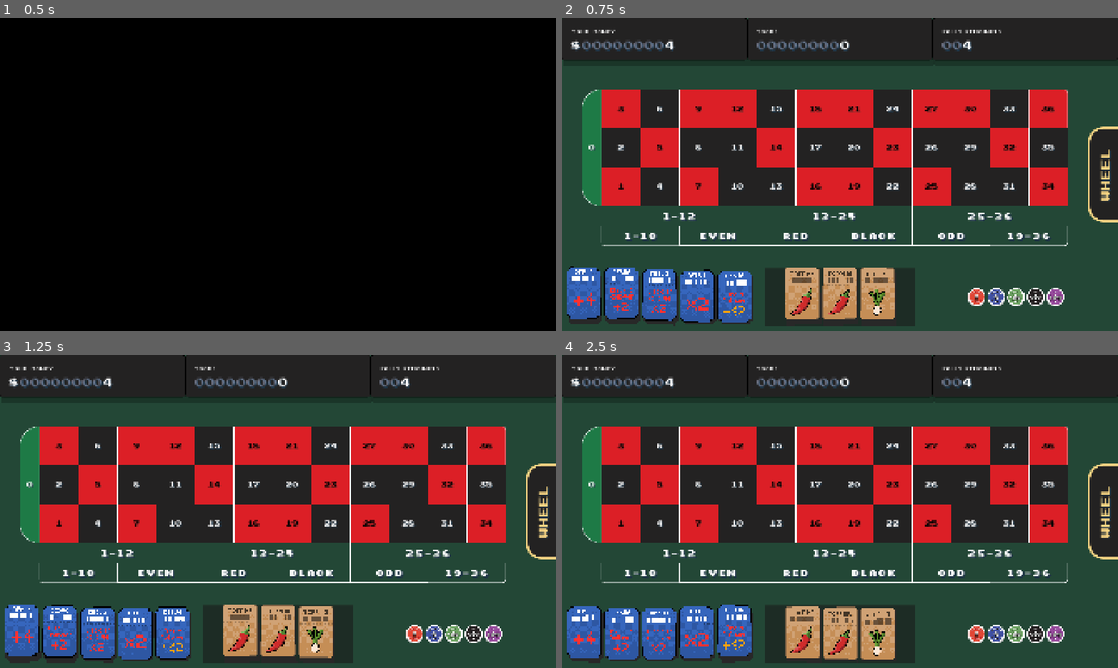
Above: before the commit, frames 1-4 (two rows, left to right).
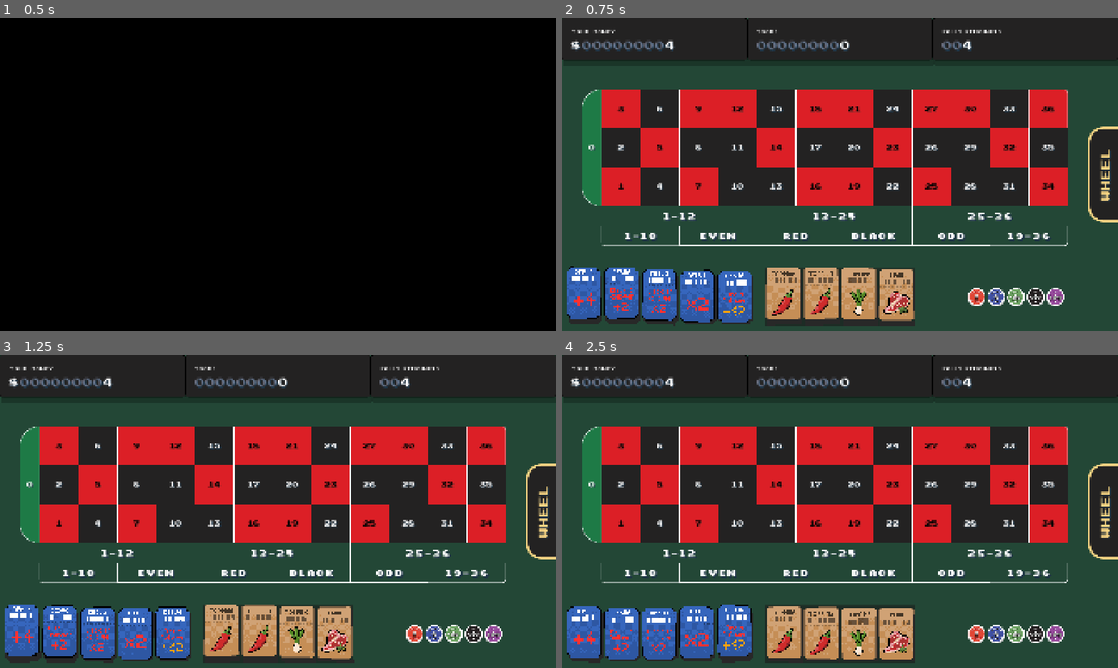
Above: after the commit, the same moments.

Repository: ross-ca/roulette-wheel
Game: Godot game, scene res://scenes/intro/intro.tscn
The game is run twice, just before and just after one commit, with the same random seed, the same clock (stepped at 60 frames per second) and the same inputs. Video files are missing from this copy of the repository; at most half a second of black plays in their place.
Inputs (mouse positions are in pixels of both pictures, inside the frame that each line leads up to):
- Up to frame 1 (0.5 s): no input
- Up to frame 2 (0.75 s): tap Enter at 0.5 s; move the mouse to (962, 158) at 0.52 s; click (962, 158) at 0.67 s
- Up to frame 3 (1.25 s): no input
- Up to frame 4 (2.5 s): click "WHEEL" at 1.25 s; click "TABLE" at 2 s

Frame 1 is identical in both runs. In frame 2, 3.0% of the frame differs, in the area x 36-64%, y 79-97%; in frame 3, 3.0%; in frame 4, 3.0%.

Commit message:
Enhance consumable mechanics: support multiple target selection and add ConvertPocketConsumable. Update descriptions and functionality for existing consumables. Modify play logic to handle multiple targets and adjust consumable database.

Diff:
--- a/scenes/modifiers/consumable_database.tres
+++ b/scenes/modifiers/consumable_database.tres
@@ -4,8 +4,9 @@
 [ext_resource type="Script" uid="uid://sans47dkpc0" path="res://scenes/modifiers/consumables/consumable.gd" id="2_consumable"]
 [ext_resource type="Resource" uid="uid://cd317t8dei0cq" path="res://scenes/modifiers/consumables/instances/green_flip.tres" id="3_7b25n"]
 [ext_resource type="Resource" uid="uid://blnscb7u8wpex" path="res://scenes/modifiers/consumables/instances/colour_flip.tres" id="3_flip"]
+[ext_resource type="Resource" path="res://scenes/modifiers/consumables/instances/convert_pocket.tres" id="4_convert"]
 
 [resource]
 script = ExtResource("1_script")
-consumables = Array[ExtResource("2_consumable")]([ExtResource("3_flip"), ExtResource("3_7b25n")])
-starter_consumables = Array[ExtResource("2_consumable")]([ExtResource("3_flip"), ExtResource("3_flip"), ExtResource("3_7b25n")])
+consumables = Array[ExtResource("2_consumable")]([ExtResource("3_flip"), ExtResource("3_7b25n"), ExtResource("4_convert")])
+starter_consumables = Array[ExtResource("2_consumable")]([ExtResource("3_flip"), ExtResource("3_flip"), ExtResource("3_7b25n"), ExtResource("4_convert")])
--- a/scenes/modifiers/consumables/colour_flip_consumable.gd
+++ b/scenes/modifiers/consumables/colour_flip_consumable.gd
@@ -7,9 +7,10 @@
 	return "Pick a number on the table. Its pocket turns black if it's red, and red if it's black."
 
 
-func can_target(_run: RunState, pocket: Pocket) -> bool:
+func can_target(_run: RunState, pocket: Pocket, _picked: Array[Pocket]) -> bool:
 	return pocket.colour == "red" or pocket.colour == "black"
 
 
-func use(_run: RunState, pocket: Pocket) -> void:
+func use(_run: RunState, pockets: Array[Pocket]) -> void:
+	var pocket := pockets[0]
 	pocket.colour = "black" if pocket.colour == "red" else "red"
--- a/scenes/modifiers/consumables/consumable.gd
+++ b/scenes/modifiers/consumables/consumable.gd
@@ -2,10 +2,10 @@
 extends Modifier
 ## A one-use item the player holds in `RunState.consumables`. It extends Modifier so a Card and its
 ## tooltip can show it like a ticket, but it isn't in `Modifiers.active()`: it does nothing until the
-## player picks it, then a target, in the play phase. Using one removes it from the run.
+## player picks it, then its targets, in the play phase. Using one removes it from the run.
 ##
-## Consumables change the wheel, so the target is a pocket (picked by clicking its number on the
-## table). A consumable that needs more than one pocket will want a second selection step added.
+## Consumables change the wheel, so the targets are pockets (picked by clicking their numbers on the
+## table, in order). Most need one; `target_count` says how many.
 
 ## Stable name used to look the consumable up.
 @export var id: StringName = &""
@@ -16,13 +16,18 @@
 	return "Consumable"
 
 
-## Whether `pocket` is a valid target right now.
-func can_target(_run: RunState, _pocket: Pocket) -> bool:
+## How many pockets the player picks before `use` runs.
+func target_count() -> int:
+	return 1
+
+
+## Whether `pocket` is a valid next pick right now, given the pockets already `picked` for this use.
+func can_target(_run: RunState, _pocket: Pocket, _picked: Array[Pocket]) -> bool:
 	return false
 
 
-## Applies the effect to `pocket`. Only called when `can_target` is true. Changing the pocket is
-## enough for the table and wheel to update: the wheel redraws on `changed`, and the play phase
-## refreshes the table.
-func use(_run: RunState, _pocket: Pocket) -> void:
+## Applies the effect to `pockets`, in the order they were picked. Only called once `target_count`
+## pockets have been accepted by `can_target`. Changing a pocket is enough for the table and wheel to
+## update: the wheel redraws on `changed`, and the play phase refreshes the table.
+func use(_run: RunState, _pockets: Array[Pocket]) -> void:
 	pass
--- /dev/null
+++ b/scenes/modifiers/consumables/convert_pocket_consumable.gd
@@ -0,0 +1,25 @@
+class_name ConvertPocketConsumable
+extends Consumable
+## Picks two pockets and turns the first into a copy of the second. The first number leaves the
+## wheel (bets on it can no longer win) and the second now appears twice.
+
+
+func get_description() -> String:
+	return "Pick two numbers on the table. The first becomes a copy of the second."
+
+
+func target_count() -> int:
+	return 2
+
+
+func can_target(_run: RunState, pocket: Pocket, picked: Array[Pocket]) -> bool:
+	# The second pick has to differ from the first, or there'd be nothing to convert.
+	return picked.is_empty() or pocket.number != picked[0].number
+
+
+func use(_run: RunState, pockets: Array[Pocket]) -> void:
+	var from := pockets[0]
+	var to := pockets[1]
+	from.weight = to.weight
+	from.colour = to.colour
+	from.number = to.number
--- a/scenes/modifiers/consumables/green_flip_consumable.gd
+++ b/scenes/modifiers/consumables/green_flip_consumable.gd
@@ -1,15 +1,15 @@
 class_name GreenFlipConsumable
 extends Consumable
-## Flips one pocket between green and black. Red pockets can't be flipped.
+## Turns one red or black pocket green.
 
 
 func get_description() -> String:
-    return "Pick a number on the table. Set it's colour to green."
+	return "Pick a number on the table. Set it's colour to green."
 
 
-func can_target(_run: RunState, pocket: Pocket) -> bool:
-    return pocket.colour == "red" or pocket.colour == "black"
+func can_target(_run: RunState, pocket: Pocket, _picked: Array[Pocket]) -> bool:
+	return pocket.colour == "red" or pocket.colour == "black"
 
 
-func use(_run: RunState, pocket: Pocket) -> void:
-    pocket.colour = "green"
+func use(_run: RunState, pockets: Array[Pocket]) -> void:
+	pockets[0].colour = "green"
--- /dev/null
+++ b/scenes/modifiers/consumables/instances/convert_pocket.tres
@@ -0,0 +1,10 @@
+[gd_resource type="Resource" script_class="ConvertPocketConsumable" format=3 uid="uid://w8lvo2gxwsbe"]
+
+[ext_resource type="Texture2D" uid="uid://3i6rfi370dw7" path="res://assets/textures/consumables/beef.png" id="1_2i4yi"]
+[ext_resource type="Script" uid="uid://bsvdgxrnjj5rd" path="res://scenes/modifiers/consumables/convert_pocket_consumable.gd" id="1_convert"]
+
+[resource]
+script = ExtResource("1_convert")
+id = &"convert_pocket"
+display_name = "Convert Pocket"
+icon = ExtResource("1_2i4yi")
--- a/scenes/play/play.gd
+++ b/scenes/play/play.gd
@@ -35,7 +35,8 @@
 var _view_position := 0.0
 var _slide: Tween
 var _selling := false # a ticket's card is dissolving
-var _selected: Consumable # picked, waiting for the player to pick its target on the table
+var _selected: Consumable # picked, waiting for the player to pick its targets on the table
+var _picked: Array[Pocket] = [] # the targets chosen so far for _selected
 var _using := false # a used consumable's card is dissolving
 
 @onready var _wheel := $SubViewport/RouletteWheel
@@ -120,6 +121,7 @@
 	if _state != State.WAITING or _using:
 		return
 	_selected = null if _selected == item else item
+	_picked.clear()
 	_betting.select_consumable(_selected)
 
 
@@ -134,14 +136,19 @@
 	if _selected == null or _state != State.WAITING or _using or not bet is NumberBet:
 		return
 	var pocket := _find_pocket(bet.number)
-	if pocket == null or not _selected.can_target(_run, pocket):
-		return
+	if pocket == null or not _selected.can_target(_run, pocket, _picked):
+		return
+	_picked.append(pocket)
+	if _picked.size() < _selected.target_count():
+		return # waiting for the rest of its targets
 	_using = true
 	var item := _selected
+	var pockets := _picked.duplicate()
 	_selected = null
+	_picked.clear()
 	_betting.select_consumable(null)
-	item.use(_run, pocket)
-	Modifiers.notify(_run, &"consumable_used", [item, pocket])
+	item.use(_run, pockets)
+	Modifiers.notify(_run, &"consumable_used", [item, pockets])
 	_run.consumables.erase(item)
 	# The wheel redraws itself as the pocket changes; the table and the rows' badges need telling.
 	_betting.show_pockets(_run.pockets)
@@ -228,8 +235,9 @@
 		return
 	_state = State.SPINNING
 	_selected = null
+	_picked.clear()
 	_betting.select_consumable(null)
-	_spin = SpinContext.new(_run.current_round.bets)
+	_spin =SpinContext.new(_run.current_round.bets)
 	_betting.set_editable(false)
 	_wheel_view.set_spinning(true)
 	_ticks_this_spin = 0
Not shown, added: scenes/modifiers/consumables/convert_pocket_consumable.gd.uid
Not shown, changed: docs/architecture.md
